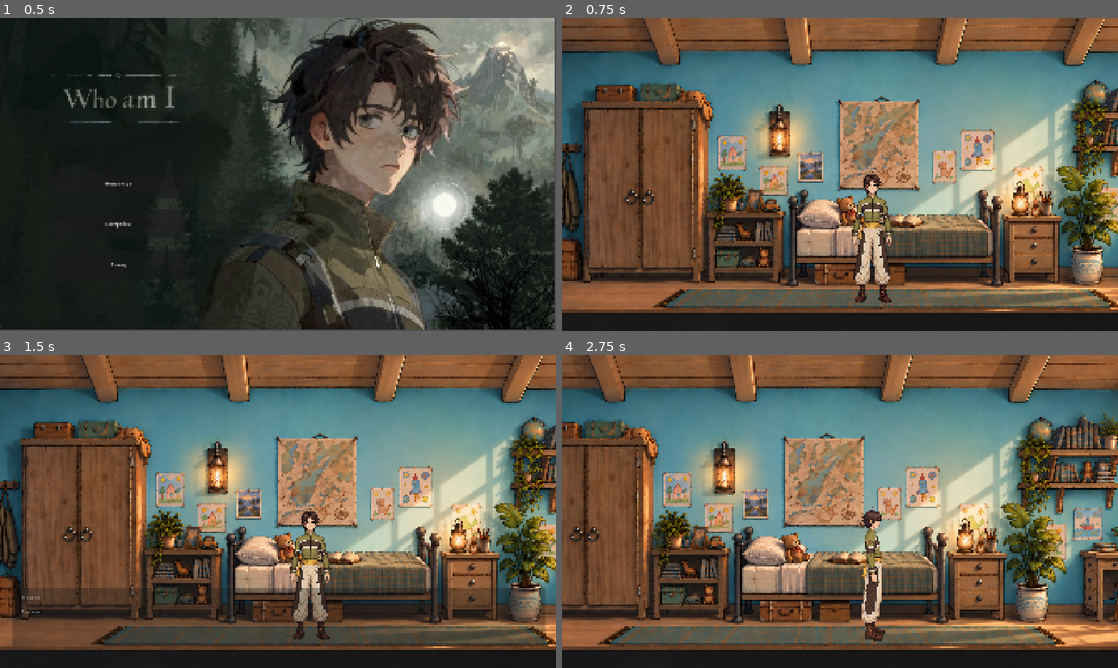
Above: before the commit, frames 1-4 (two rows, left to right).
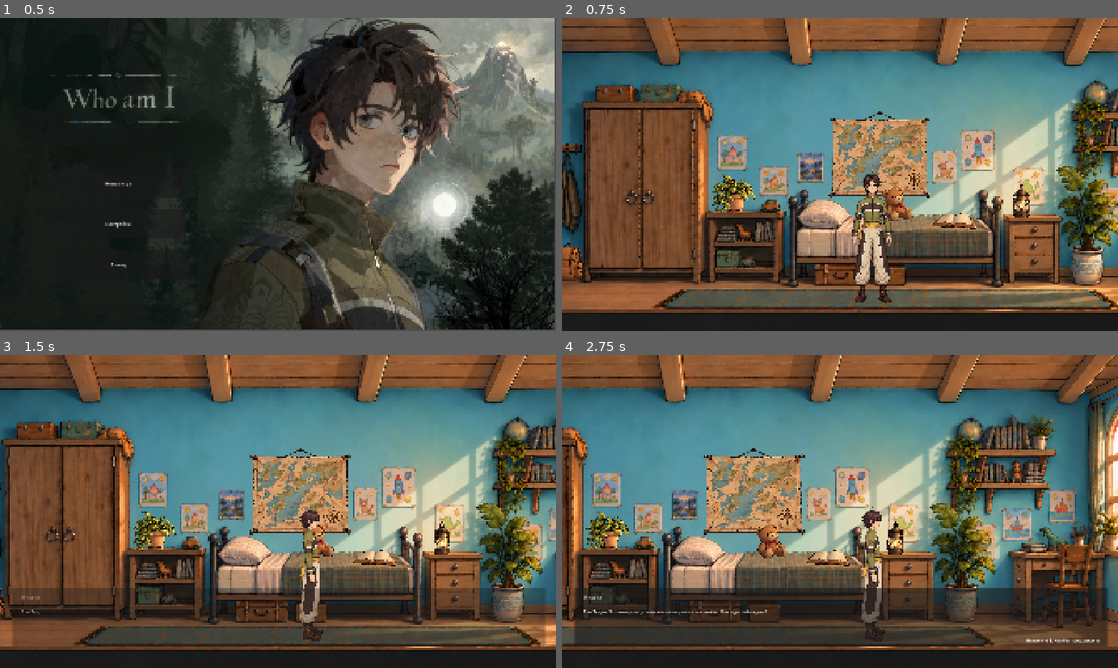
Above: after the commit, the same moments.

Repository: Alona674/WhoAmI
Game: Godot game, scene res://scenes/ui/MainMenu.tscn
Two runs of this game, one before a commit and one after it. Both use one fixed random seed, a clock stepped at 60 frames per second and the inputs below.
Inputs (mouse positions are in pixels of both pictures, inside the frame that each line leads up to):
- Up to frame 1 (0.5 s): no input
- Up to frame 2 (0.75 s): click "Новая игра" at 0.5 s
- Up to frame 3 (1.5 s): tap Enter (ui_accept) at 1.25 s; move the mouse to (400, 495) at 1.27 s; hold D (move_right) from 1.28 s (still down); hold E (interact) from 1.28 s (still down); click (400, 495) at 1.42 s
- Up to frame 4 (2.75 s): keep holding D (move_right); tap Enter (ui_accept) at 1.52, 2.27 s; move the mouse to (728, 527) at 2.02 s; release E (interact) at 2.03 s; tap E (interact) at 2.1 s

Frame 1 is identical in both runs. In frame 2, 16% of the frame differs, in the area x 0-100%, y 0-94%; in frame 3, 44%; in frame 4, 67%.

Commit message:
Restore bedroom gameplay accidentally removed after c21a865

Diff:
--- a/scenes/rooms/bedroom.tscn
+++ b/scenes/rooms/bedroom.tscn
@@ -1,37 +1,48 @@
 [gd_scene format=3 uid="uid://cdhvfv8s0fewa"]
 
 [ext_resource type="Script" uid="uid://bvnst66gtk202" path="res://scripts/core/bedroom.gd" id="1_thvn2"]
-[ext_resource type="Texture2D" uid="uid://d2x54llndnadc" path="res://art/rooms/bedroom/spalnya.png" id="2_63ydc"]
-[ext_resource type="PackedScene" uid="uid://bu8vxbbtt4e44" path="res://scenes/characters/player.tscn" id="3_thvn2"]
+[ext_resource type="Texture2D" uid="uid://oema56fwcf1y" path="res://art/characters/Michael_front.png" id="2_1vprx"]
+[ext_resource type="Texture2D" uid="uid://bilqve8uwhj5u" path="res://art/rooms/bedroom/bedroom.png" id="2_h7i25"]
+[ext_resource type="Script" uid="uid://bkfw255kjjliw" path="res://scripts/player/player.gd" id="2_whf2s"]
 [ext_resource type="Script" uid="uid://co4g6gokhb7x7" path="res://scripts/interaction/teddy.gd" id="4_khs6t"]
+[ext_resource type="Texture2D" uid="uid://g2wyjg1jcghb" path="res://art/items/bedroom/bear.png" id="6_a3fkj"]
 [ext_resource type="PackedScene" uid="uid://b1d7m4myvd8ma" path="res://scenes/ui/DialogueManager.tscn" id="6_u2o5o"]
 [ext_resource type="Script" uid="uid://ceu0h1yy7x0j0" path="res://scripts/dialogue/dialogue_manager.gd" id="7_v47ap"]
 [ext_resource type="Script" uid="uid://3c4xkneuemol" path="res://scripts/interaction/mama.gd" id="8_ohr7v"]
 [ext_resource type="Texture2D" uid="uid://cp708ub55hx7p" path="res://art/characters/mama.png" id="9_63ydc"]
 [ext_resource type="Script" uid="uid://cxfcvrgtdcxqb" path="res://scripts/interaction/svetik.gd" id="10_ispgn"]
-[ext_resource type="Texture2D" uid="uid://bqimxfevc2gy1" path="res://art/characters/Svetik.png" id="11_thvn2"]
-[ext_resource type="Script" uid="uid://qidiyv4ycdf3" path="res://scenes/rooms/teddy_2.gd" id="12_c3xs0"]
-[ext_resource type="Script" uid="uid://cs47lryboowoa" path="res://scripts/transitions/doors.gd" id="12_uq8jf"]
+[ext_resource type="Texture2D" uid="uid://f6t0v3gk6k6h" path="res://art/characters/svetik.png" id="12_1wu2a"]
+[ext_resource type="Script" uid="uid://ckb33ft50lx1j" path="res://scripts/UI/wardrobe_loot_panel.gd" id="14_3hs4y"]
+[ext_resource type="Texture2D" uid="uid://c54qe3bq2omeb" path="res://art/items/bedroom/beg.png" id="14_g74td"]
 [ext_resource type="PackedScene" uid="uid://hisq1d0ohn27" path="res://scenes/ui/PauseMenu.tscn" id="14_uq8jf"]
+[ext_resource type="Texture2D" uid="uid://cy0dc14aqkpn8" path="res://art/rooms/bedroom/Солнечный сад за окном.png" id="15_1wu2a"]
+[ext_resource type="Texture2D" uid="uid://qhkwp65p6hru" path="res://art/items/bedroom/book.png" id="15_3hs4y"]
+[ext_resource type="Texture2D" uid="uid://cd3ys7o6daln5" path="res://art/items/bedroom/flower.png" id="16_1c8ys"]
+[ext_resource type="Texture2D" uid="uid://dtbvh5uaokt80" path="res://art/items/bedroom/lamp.png" id="17_1wu2a"]
+[ext_resource type="Texture2D" uid="uid://ckuhsrn88jl4w" path="res://art/items/bedroom/map.png" id="18_ypovm"]
+[ext_resource type="Texture2D" uid="uid://y2cyxyfxu6qg" path="res://art/items/bedroom/open_closet.png" id="19_ug7ds"]
+[ext_resource type="Script" uid="uid://ddwufg8afeieq" path="res://scripts/interaction/wardrobe.gd" id="20_bjanb"]
+[ext_resource type="Texture2D" uid="uid://bvpfexcxojg20" path="res://art/rooms/bedroom/fon_door.png" id="21_g74td"]
+[ext_resource type="Texture2D" uid="uid://nwvhex7g6qgq" path="res://art/rooms/bedroom/dver (2).png" id="22_3hs4y"]
+[ext_resource type="Script" uid="uid://bshjoqphy5l4k" path="res://scripts/interaction/window_view.gd" id="25_ypovm"]
+
+[sub_resource type="RectangleShape2D" id="RectangleShape2D_v47ap"]
+size = Vector2(373.74997, 1146.2501)
 
 [sub_resource type="RectangleShape2D" id="RectangleShape2D_b2v72"]
-size = Vector2(89.5, 79)
+size = Vector2(106, 118.5)
 
 [sub_resource type="RectangleShape2D" id="RectangleShape2D_ispgn"]
-size = Vector2(341.2888, 1149.5215)
+size = Vector2(392.60144, 1230.2632)
 
 [sub_resource type="RectangleShape2D" id="RectangleShape2D_c3xs0"]
-size = Vector2(78, 85)
-
-[sub_resource type="CompressedTexture2D" id="CompressedTexture2D_ispgn"]
-
-[sub_resource type="CompressedTexture2D" id="CompressedTexture2D_thvn2"]
-
-[sub_resource type="RectangleShape2D" id="RectangleShape2D_uq8jf"]
-size = Vector2(94, 108)
-
-[sub_resource type="RectangleShape2D" id="RectangleShape2D_thvn2"]
-size = Vector2(219, 726)
+size = Vector2(78, 87.5)
+
+[sub_resource type="RectangleShape2D" id="RectangleShape2D_ah6rp"]
+size = Vector2(433, 671.5)
+
+[sub_resource type="RectangleShape2D" id="RectangleShape2D_ug7ds"]
+size = Vector2(194, 735.5)
 
 [node name="Bedroom" type="Sprite2D" unique_id=576558266]
 position = Vector2(860, 455)
@@ -40,92 +51,224 @@
 [node name="Background" type="Sprite2D" parent="." unique_id=815008149]
 position = Vector2(157.9094, 198.08923)
 scale = Vector2(1.3417742, 1.4303147)
-texture = ExtResource("2_63ydc")
-
-[node name="Player" parent="." unique_id=32208314 groups=["player"] instance=ExtResource("3_thvn2")]
+texture = ExtResource("2_h7i25")
+
+[node name="Player" type="CharacterBody2D" parent="." unique_id=420324579]
+z_index = 1
 position = Vector2(0, 200)
-
-[node name="CanvasLayer" type="CanvasLayer" parent="." unique_id=855424012]
-
-[node name="Label" type="Label" parent="CanvasLayer" unique_id=564520720]
-visible = false
-offset_right = 40.0
-offset_bottom = 23.0
-text = "Е"
+scale = Vector2(0.4, 0.4)
+script = ExtResource("2_whf2s")
+
+[node name="Sprite2D" type="Sprite2D" parent="Player" unique_id=243402793]
+z_index = 5
+position = Vector2(280, 542.50006)
+scale = Vector2(0.71728516, 0.7734375)
+texture = ExtResource("2_1vprx")
+
+[node name="InteractionArea" type="Area2D" parent="Player" unique_id=755434224]
+
+[node name="CollisionShape2D" type="CollisionShape2D" parent="Player/InteractionArea" unique_id=478359764]
+position = Vector2(292.5, 547.5)
+scale = Vector2(0.99999976, 0.99999976)
+shape = SubResource("RectangleShape2D_v47ap")
+
+[node name="Camera2D" type="Camera2D" parent="Player" unique_id=419243162]
+limit_left = -374
+limit_top = 117
+limit_right = 2418
+limit_bottom = 1204
 
 [node name="Teddy" type="Area2D" parent="." unique_id=2146307104]
+z_index = 1
 script = ExtResource("4_khs6t")
 
 [node name="CollisionShape2D" type="CollisionShape2D" parent="Teddy" unique_id=229909424]
-position = Vector2(20, 324)
+position = Vector2(187, 311)
 shape = SubResource("RectangleShape2D_b2v72")
+
+[node name="Sprite2D" type="Sprite2D" parent="Teddy" unique_id=1224593710]
+position = Vector2(193.00002, 306)
+scale = Vector2(0.102713235, 0.107824065)
+texture = ExtResource("6_a3fkj")
 
 [node name="DialogueManager" parent="." unique_id=1465301247 instance=ExtResource("6_u2o5o")]
 script = ExtResource("7_v47ap")
 
 [node name="Mama" type="Area2D" parent="." unique_id=1098316269]
+visible = false
 position = Vector2(-392, 157.00003)
 scale = Vector2(0.419, 0.418)
 script = ExtResource("8_ohr7v")
 
 [node name="Sprite2D" type="Sprite2D" parent="Mama" unique_id=140265819]
-position = Vector2(-1248.2101, 574.1627)
-scale = Vector2(0.77029556, 0.7519002)
+z_index = 1
+position = Vector2(-1215.0955, 532.74884)
+scale = Vector2(0.83497256, 0.8058245)
 texture = ExtResource("9_63ydc")
 flip_h = true
 
 [node name="CollisionShape2D" type="CollisionShape2D" parent="Mama" unique_id=906429439]
-position = Vector2(-1264.9165, 566.9856)
+position = Vector2(-1239.2601, 526.61475)
 shape = SubResource("RectangleShape2D_ispgn")
 
 [node name="Svetik" type="Area2D" parent="." unique_id=194835532]
 script = ExtResource("10_ispgn")
 
 [node name="Sprite2D" type="Sprite2D" parent="Svetik" unique_id=1190584467]
+z_index = 1
 position = Vector2(264, 186.00003)
 scale = Vector2(0.079613596, 0.08811416)
-texture = ExtResource("11_thvn2")
+texture = ExtResource("12_1wu2a")
 
 [node name="CollisionShape2D" type="CollisionShape2D" parent="Svetik" unique_id=1538211167]
-position = Vector2(266, 189)
+position = Vector2(266, 187.75)
 shape = SubResource("RectangleShape2D_c3xs0")
 
-[node name="DoorClosed" type="Sprite2D" parent="." unique_id=1186904402]
-position = Vector2(-1295, 302.00003)
-scale = Vector2(0.47005215, 0.86482245)
-texture = SubResource("CompressedTexture2D_ispgn")
-
-[node name="DoorOpen" type="Sprite2D" parent="." unique_id=1414831390]
-visible = false
-position = Vector2(-653.875, 103.50001)
-scale = Vector2(0.4191081, 0.9033204)
-texture = SubResource("CompressedTexture2D_thvn2")
-
-[node name="Teddy2" type="Area2D" parent="." unique_id=1340832972]
-script = ExtResource("12_c3xs0")
-
-[node name="CollisionShape2D" type="CollisionShape2D" parent="Teddy2" unique_id=1176873310]
-position = Vector2(24, 334)
-shape = SubResource("RectangleShape2D_uq8jf")
-
-[node name="CorridorDoor" type="Area2D" parent="." unique_id=1990220822]
-script = ExtResource("12_uq8jf")
-target_scene = "uid://blpaawsoj6qqk"
-target_spawn_point = "CorridorEntryPoint"
-
-[node name="CollisionShape2D" type="CollisionShape2D" parent="CorridorDoor" unique_id=267968618]
-position = Vector2(-1091.5, 270)
-shape = SubResource("RectangleShape2D_thvn2")
-
-[node name="BedroomEntryPoint" type="Marker2D" parent="." unique_id=327456511]
-position = Vector2(-1041, 171)
-
 [node name="UILayer" type="CanvasLayer" parent="." unique_id=1246127785]
 
 [node name="PauseMenu" parent="UILayer" unique_id=1871684007 instance=ExtResource("14_uq8jf")]
 visible = false
 
-[connection signal="body_entered" from="Teddy2" to="Teddy2" method="_on_body_entered"]
-[connection signal="body_exited" from="Teddy2" to="Teddy2" method="_on_body_exited"]
-
-[editable path="Player"]
+[node name="WardrobeLootPanel" type="Control" parent="UILayer" unique_id=48278221]
+layout_mode = 3
+anchors_preset = 8
+anchor_left = 0.5
+anchor_top = 0.5
+anchor_right = 0.5
+anchor_bottom = 0.5
+offset_left = -20.0
+offset_top = -20.0
+offset_right = 20.0
+offset_bottom = 20.0
+grow_horizontal = 2
+grow_vertical = 2
+size_flags_horizontal = 4
+size_flags_vertical = 4
+script = ExtResource("14_3hs4y")
+
+[node name="Background" type="Panel" parent="UILayer/WardrobeLootPanel" unique_id=1684206650]
+layout_mode = 1
+anchors_preset = 8
+anchor_left = 0.5
+anchor_top = 0.5
+anchor_right = 0.5
+anchor_bottom = 0.5
+offset_left = -370.0
+offset_top = -245.0
+offset_right = 330.0
+offset_bottom = 205.0
+grow_horizontal = 2
+grow_vertical = 2
+
+[node name="Title" type="Label" parent="UILayer/WardrobeLootPanel/Background" unique_id=1617037344]
+layout_mode = 0
+offset_left = 25.0
+offset_top = 20.0
+offset_right = 675.0
+offset_bottom = 60.0
+text = "Содержимое шкафа"
+
+[node name="ItemsGrid" type="GridContainer" parent="UILayer/WardrobeLootPanel/Background" unique_id=907344885]
+layout_mode = 0
+offset_left = 25.0
+offset_top = 65.0
+offset_right = 645.0
+offset_bottom = 435.0
+columns = 4
+
+[node name="TakeAllButton" type="Button" parent="UILayer/WardrobeLootPanel/Background" unique_id=879073625]
+layout_mode = 1
+anchors_preset = 7
+anchor_left = 0.5
+anchor_top = 1.0
+anchor_right = 0.5
+anchor_bottom = 1.0
+offset_left = -108.0
+offset_top = -44.0
+offset_right = 108.0
+grow_horizontal = 2
+grow_vertical = 0
+text = "Забрать всё"
+
+[node name="CloseButton" type="Button" parent="UILayer/WardrobeLootPanel/Background" unique_id=2031130475]
+layout_mode = 0
+offset_left = 671.0
+offset_right = 700.0
+offset_bottom = 31.0
+text = "×"
+
+[node name="WindowView" type="Control" parent="UILayer" unique_id=1673013187]
+visible = false
+layout_mode = 3
+anchors_preset = 15
+anchor_right = 1.0
+anchor_bottom = 1.0
+grow_horizontal = 2
+grow_vertical = 2
+
+[node name="ViewImage" type="TextureRect" parent="UILayer/WindowView" unique_id=57962911]
+layout_mode = 0
+offset_left = -9.0
+offset_top = -1.0
+offset_right = 1923.0
+offset_bottom = 1088.0
+texture = ExtResource("15_1wu2a")
+stretch_mode = 6
+
+[node name="beg" type="Sprite2D" parent="." unique_id=1237257507]
+position = Vector2(-954, 504.59378)
+scale = Vector2(0.121686295, 0.12699524)
+texture = ExtResource("14_g74td")
+
+[node name="book" type="Sprite2D" parent="." unique_id=1444996511]
+position = Vector2(393, 363)
+scale = Vector2(0.09131909, 0.09371479)
+texture = ExtResource("15_3hs4y")
+
+[node name="flower" type="Sprite2D" parent="." unique_id=846574127]
+position = Vector2(-373, 272)
+scale = Vector2(0.13262193, 0.123644695)
+texture = ExtResource("16_1c8ys")
+
+[node name="lamp" type="Sprite2D" parent="." unique_id=936456228]
+position = Vector2(622, 295)
+scale = Vector2(0.10919206, 0.09833063)
+texture = ExtResource("17_1wu2a")
+
+[node name="map" type="Sprite2D" parent="." unique_id=876811089]
+position = Vector2(136.00005, 137.00002)
+scale = Vector2(0.2968522, 0.2943093)
+texture = ExtResource("18_ypovm")
+
+[node name="WardrobeOpen" type="Sprite2D" parent="." unique_id=2006679098]
+visible = false
+position = Vector2(-555.5, 241.00002)
+scale = Vector2(0.5946154, 0.631405)
+texture = ExtResource("19_ug7ds")
+
+[node name="WardrobeArea" type="Area2D" parent="." unique_id=2127407219]
+script = ExtResource("20_bjanb")
+
+[node name="CollisionShape2D" type="CollisionShape2D" parent="WardrobeArea" unique_id=910733934]
+position = Vector2(-670.5, 233.75)
+shape = SubResource("RectangleShape2D_ah6rp")
+
+[node name="DoorOpen2" type="Sprite2D" parent="." unique_id=382431745]
+visible = false
+position = Vector2(-1157, 290)
+scale = Vector2(0.40256947, 0.4786377)
+texture = ExtResource("21_g74td")
+
+[node name="Dver(2)" type="Sprite2D" parent="." unique_id=1705809020]
+visible = false
+z_index = 2
+position = Vector2(-1170, 291.99997)
+scale = Vector2(0.3959961, 0.56250006)
+texture = ExtResource("22_3hs4y")
+
+[node name="WindowArea" type="Area2D" parent="." unique_id=1794130045]
+script = ExtResource("25_ypovm")
+
+[node name="CollisionShape2D" type="CollisionShape2D" parent="WindowArea" unique_id=1607787361]
+position = Vector2(1407, 275.25)
+shape = SubResource("RectangleShape2D_ug7ds")
--- a/scripts/core/bedroom.gd
+++ b/scripts/core/bedroom.gd
@@ -1,84 +1,138 @@
 
 extends Node2D
 
-@onready var player = $Player
 @onready var mama = $Mama
 @onready var svetik = $Svetik
 @onready var dialogue_manager = $DialogueManager
+@onready var wardrobe_loot_panel = $UILayer/WardrobeLootPanel
+@onready var mama_interactable = $Mama
+@onready var svetik_interactable = $Svetik
 
 var scene_stage: int = 0
+
+var teddy_dialogue_active: bool = false
+var teddy_dialogue_step: int = 0
+var svetik_greeting_active: bool = false
 
 
 func _ready() -> void:
 	mama.hide()
 	svetik.hide()
 
-	# Восстанавливаем состояние спальни,
-	# если вступительные диалоги уже завершены
-	if GameState.bedroom_intro_completed:
-		scene_stage = 3
-		svetik.show()
-		$DoorClosed.hide()
-		$DoorOpen.show()
-
-	# Перемещаем Михаила к нужной точке появления
-	if GameState.next_spawn_point != "":
-		var spawn_point = get_node_or_null(GameState.next_spawn_point)
-
-		if spawn_point != null:
-			player.global_position = spawn_point.global_position
-		else:
-			push_warning(
-				"Не найдена точка появления: "
-				+ GameState.next_spawn_point
-			)
-
-		GameState.next_spawn_point = ""
-
-	dialogue_manager.dialogue_closed.connect(_on_dialogue_closed)
-
+	mama_interactable.can_interact = false
+	svetik_interactable.can_interact = false
+
+	if not dialogue_manager.dialogue_closed.is_connected(_on_dialogue_closed):
+		dialogue_manager.dialogue_closed.connect(_on_dialogue_closed)
+
+	if not wardrobe_loot_panel.panel_closed.is_connected(_on_wardrobe_panel_closed):
+		wardrobe_loot_panel.panel_closed.connect(_on_wardrobe_panel_closed)
+
+
+# --------------------------------------------------
+# ВЗАИМОДЕЙСТВИЕ С ТЕДДИ
+# --------------------------------------------------
 
 func teddy_interacted() -> void:
-	if scene_stage != 0:
-		return
-
-	scene_stage = 1
+	if dialogue_manager.is_open:
+		return
+
+	if teddy_dialogue_active:
+		return
+
+	# До появления Светика — только реплика Михаила.
+	# После появления Светика — полноценный диалог из трёх реплик.
+	if scene_stage != 0 and scene_stage != 3:
+		return
+
+	teddy_dialogue_active = true
+	teddy_dialogue_step = 0
 
 	dialogue_manager.show_dialogue(
 		"Михаил",
-		"Это мой старый Тедди."
-	)
-
+		"Это Тедди. Это мой друг, с ним весело играть в шахматы. Я всегда побеждаю!"
+	)
+
+
+# --------------------------------------------------
+# ЗАВЕРШЕНИЕ ДИАЛОГОВ
+# --------------------------------------------------
 
 func _on_dialogue_closed() -> void:
+
+	print("ДИАЛОГ ЗАКРЫТ")
+	print("Этап: ", scene_stage)
+	print("Диалог Тедди активен: ", teddy_dialogue_active)
+	print("Шаг диалога: ", teddy_dialogue_step)
+
+	# Диалог о Тедди после появления Светика.
+	if teddy_dialogue_active:
+		if scene_stage == 3:
+			if teddy_dialogue_step == 0:
+				print("ЗАПУСКАЕМ РЕПЛИКУ СВЕТИКА")
+				teddy_dialogue_step = 1
+
+				dialogue_manager.show_dialogue(
+					"Светик",
+					"Ха, какая рухлядь. Миша, тебе стоит завести новых друзей."
+				)
+				return
+
+			if teddy_dialogue_step == 1:
+				teddy_dialogue_step = 2
+
+				dialogue_manager.show_dialogue(
+					"Михаил",
+					"Но ведь мы с ним с самого детства."
+				)
+				return
+
+		teddy_dialogue_active = false
+		teddy_dialogue_step = 0
+		return
+
+	# Приветствие Светика завершилось.
+	if svetik_greeting_active:
+		svetik_greeting_active = false
+		return
+
+	# Первая реплика Тедди завершилась до появления Светика.
 	if scene_stage == 1:
-		start_mama_scene()
-		return
-
+		return
+
+	# Диалог мамы завершился — запускаем появление Светика.
 	if scene_stage == 2:
 		start_svetik_scene()
-		return
-
-	if scene_stage == 3:
-		GameState.bedroom_intro_completed = true
-
+
+
+# --------------------------------------------------
+# ЗАКРЫТИЕ ШКАФА
+# --------------------------------------------------
+
+func _on_wardrobe_panel_closed() -> void:
+	print("Шкаф закрыт. Этап сюжета: ", scene_stage)
+
+	if scene_stage >= 2:
+		return
+
+	start_mama_scene()
+
+
+# --------------------------------------------------
+# ПОЯВЛЕНИЕ МАМЫ
+# --------------------------------------------------
 
 func start_mama_scene() -> void:
 	scene_stage = 2
 
 	var target_position: Vector2 = mama.position
-
 	mama.position = target_position + Vector2(-500, 0)
 
-	$DoorClosed.show()
-	$DoorOpen.hide()
+	$DoorOpen2.show()
+	$"Dver(2)".show()
 
 	mama.show()
-
-	await get_tree().create_timer(0.5).timeout
-
-	$DoorClosed.hide()
-	$DoorOpen.show()
+	mama_interactable.can_interact = true
 
 	var tween := create_tween()
 	tween.set_trans(Tween.TRANS_SINE)
@@ -92,7 +146,6 @@
 	)
 
 	await tween.finished
-
 	await get_tree().create_timer(0.4).timeout
 
 	dialogue_manager.show_dialogue(
@@ -101,11 +154,19 @@
 	)
 
 
+# --------------------------------------------------
+# УХОД МАМЫ
+# --------------------------------------------------
+
 func start_svetik_scene() -> void:
+	if scene_stage != 2:
+		return
+
 	scene_stage = 3
 
+	mama_interactable.can_interact = false
+
 	var mama_sprite: Sprite2D = mama.get_node("Sprite2D")
-
 	mama_sprite.scale.x = -mama_sprite.scale.x
 
 	var mama_exit_position: Vector2 = mama.position + Vector2(-500, 0)
@@ -128,12 +189,15 @@
 	start_svetik_appearance()
 
 
+# --------------------------------------------------
+# ПОЯВЛЕНИЕ СВЕТИКА
+# --------------------------------------------------
+
 func start_svetik_appearance() -> void:
 	var target_position: Vector2 = svetik.position
 
 	svetik.position = target_position + Vector2(0, -40)
 	svetik.modulate.a = 0.0
-
 	svetik.show()
 
 	var tween := create_tween()
@@ -156,7 +220,12 @@
 
 	await tween.finished
 
+	svetik_interactable.can_interact = true
+	svetik.start_follow($Player)
+
 	await get_tree().create_timer(0.3).timeout
+
+	svetik_greeting_active = true
 
 	dialogue_manager.show_dialogue(
 		"Светик",
@@ -164,6 +233,10 @@
 	)
 
 
+# --------------------------------------------------
+# ПАУЗА
+# --------------------------------------------------
+
 func _unhandled_input(event: InputEvent) -> void:
 	if event.is_action_pressed("ui_cancel") and not event.is_echo():
 		var pause_menu = get_node_or_null("UILayer/PauseMenu")
--- a/scripts/interaction/mama.gd
+++ b/scripts/interaction/mama.gd
@@ -1,14 +1,20 @@
+
 extends InteractableBase
 
+@onready var dialogue_manager = get_node("../DialogueManager")
 
-@onready var dialogue_manager = get_node("../DialogueManager")
+var can_interact: bool = false
 
 
 func _ready() -> void:
 	interaction_name = "Мама"
+	can_interact = false
 
 
 func interact() -> void:
+	if not can_interact:
+		return
+
 	dialogue_manager.show_dialogue(
 		"Мама",
 		"Доброе утро, Михаил. Иди завтракать."
--- a/scripts/interaction/svetik.gd
+++ b/scripts/interaction/svetik.gd
@@ -1,7 +1,18 @@
+
 extends InteractableBase
 
+@onready var dialogue_manager = get_node("../DialogueManager")
 
-@onready var dialogue_manager = get_node("../DialogueManager")
+var can_interact: bool = false
+
+# Настройки плавного полёта
+var follow_target: Node2D = null
+var follow_enabled: bool = false
+var follow_speed: float = 3.0
+var float_height: float = 12.0
+var float_frequency: float = 2.5
+var float_time: float = 0.0
+var follow_offset: Vector2 = Vector2(65, -65)
 
 
 func _ready() -> void:
@@ -9,7 +20,40 @@
 
 
 func interact() -> void:
+	if not can_interact:
+		return
+
 	dialogue_manager.show_dialogue(
 		"Светик",
 		"Доброе утро, Михаил."
 	)
+
+
+func start_follow(target: Node2D) -> void:
+	follow_target = target
+	follow_enabled = true
+
+
+func _process(delta: float) -> void:
+	if not follow_enabled:
+		return
+
+	if not is_instance_valid(follow_target):
+		return
+
+	float_time += delta
+
+	var float_offset := Vector2(
+		0.0,
+		sin(float_time * float_frequency) * float_height
+	)
+
+	var target_position: Vector2 = (
+		follow_target.global_position
+		+ follow_offset
+		+ float_offset
+	)
+
+	var weight: float = 1.0 - exp(-follow_speed * delta)
+
+	global_position = global_position.lerp(target_position, weight)
